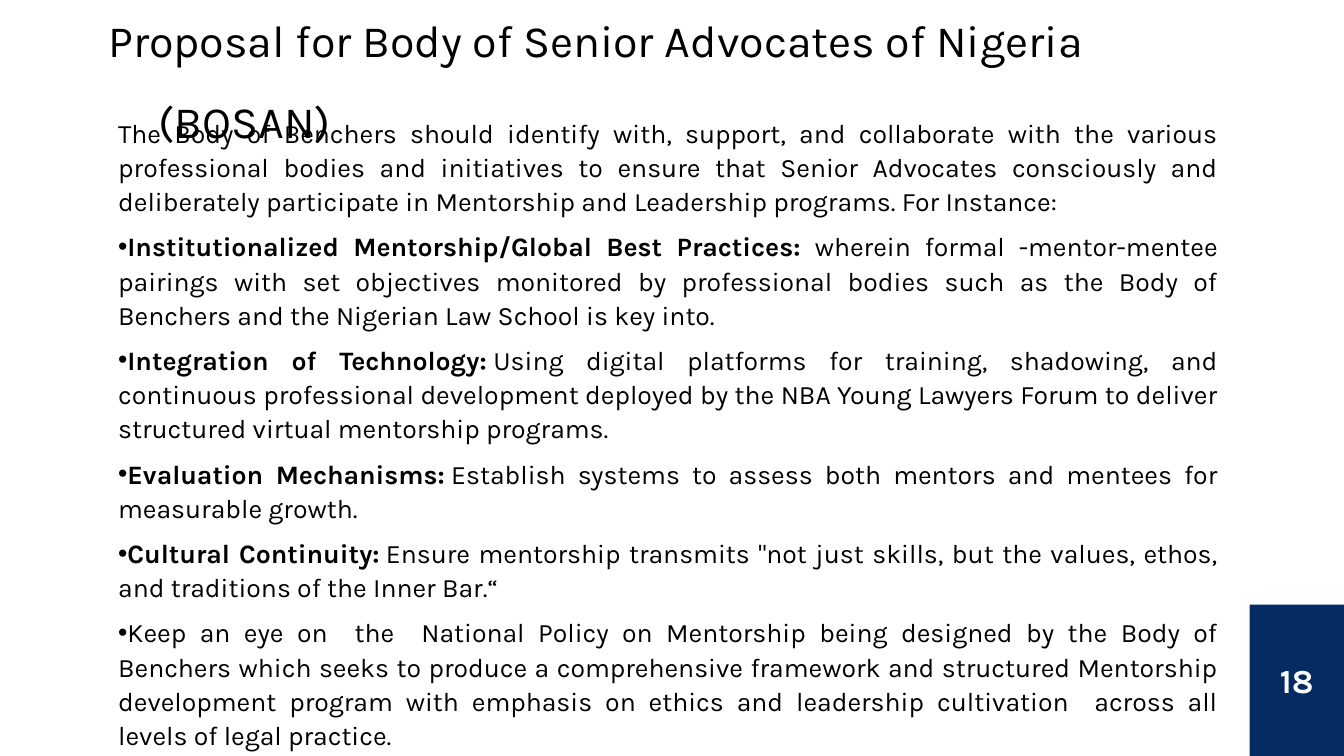
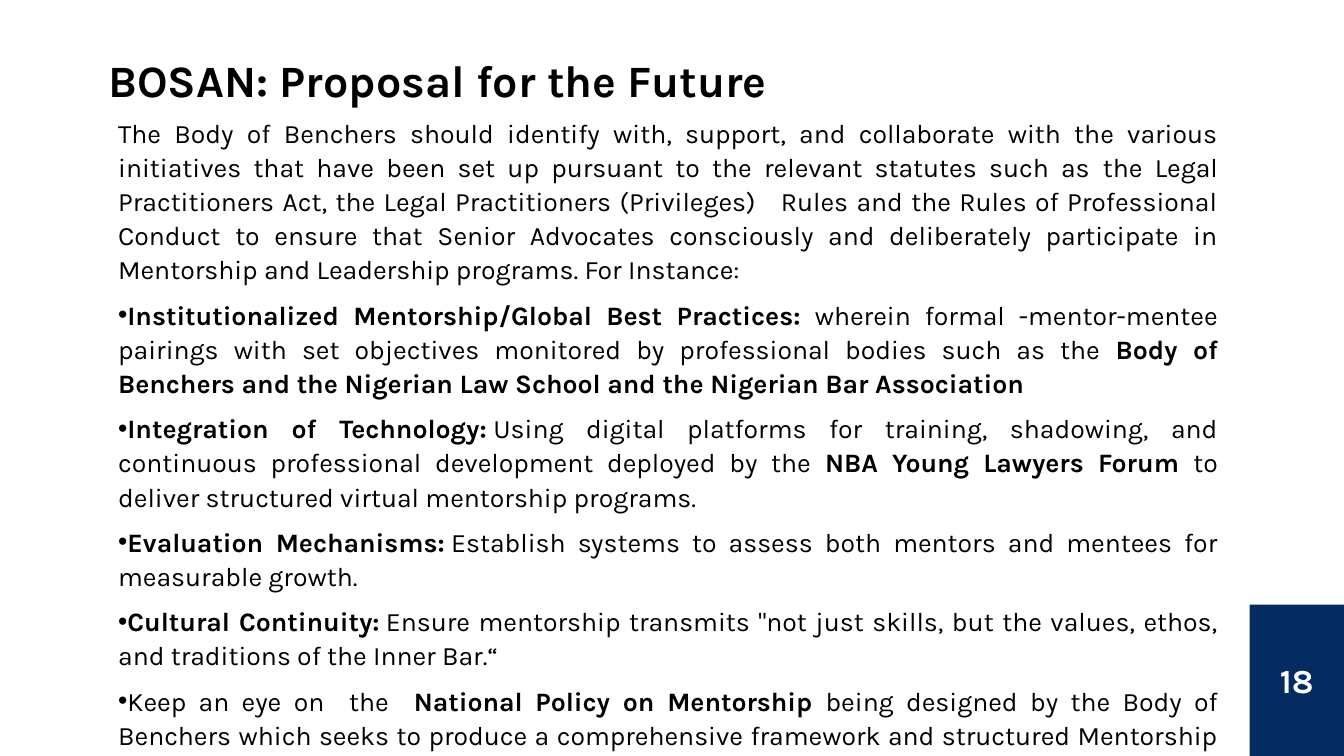
Before and after one commit to BOSANigeria/website-launch-2025, a slide deck: slide 18 of public/assets/induction/Mentorship & Knowledge Transfer - Preserving The Standard of The Inner Bar.pptx. Drawn at 1344x756 pixels with LibreOffice and Linux fonts; fonts in the diff are those of the drawing. Boxes give left, top, right and bottom in pixels: in the first picture for what was removed or moved away, otherwise in the second. Text is boxed around its words. In the diff, an @@ line names an element or a change of style, - is before the commit and + after.

```diff
--- a/public/assets/induction/Mentorship & Knowledge Transfer - Preserving The Standard of The Inner Bar.pptx
+++ b/public/assets/induction/Mentorship & Knowledge Transfer - Preserving The Standard of The Inner Bar.pptx
@@ title at box(108, 66, 767, 108): text changed; bold on @@
-Proposal for Body of Senior Advocates of Nigeria (BOSAN)
+BOSAN: Proposal for the Future
@@ text at box(118, 124, 1218, 400): text changed @@
-The Body of Benchers should identify with, support, and collaborate with the various professional bodies and initiatives to ensure that Senior Advocates consciously and deliberately participate in Mentorship and Leadership programs. For Instance:
-• Institutionalized Mentorship/Global Best Practices: wherein formal -mentor-mentee pairings with set objectives monitored by professional bodies such as the Body of Benchers and the Nigerian Law School is key into.
+The Body of Benchers should identify with, support, and collaborate with the various initiatives that have been set up pursuant to the relevant statutes such as the Legal Practitioners Act, the Legal Practitioners (Privileges) Rules and the Rules of Professional Conduct to ensure that Senior Advocates consciously and deliberately participate in Mentorship and Leadership programs. For Instance:
+• Institutionalized Mentorship/Global Best Practices: wherein formal -mentor-mentee pairings with set objectives monitored by professional bodies such as the Body of Benchers and the Nigerian Law School and the Nigerian Bar Association
@@ text at box(118, 419, 1218, 752): bold on in "NBA Young Lawyers Forum", "National Policy on Mentorship" @@
```
Also in this commit, not shown: 16 other slides changed, 2 slides added, 1 slide removed.
